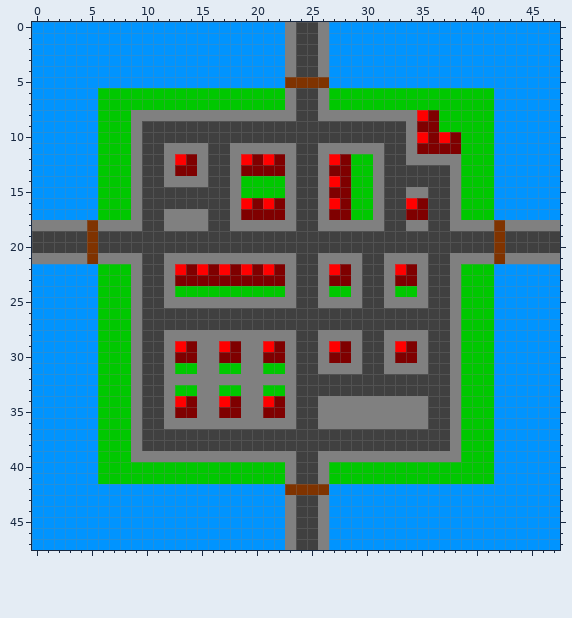
Pixel-art sprite: resources/buildingLayout.png. The picture above was drawn from the file before the commit.
The file is 48x48 pixels.
After:
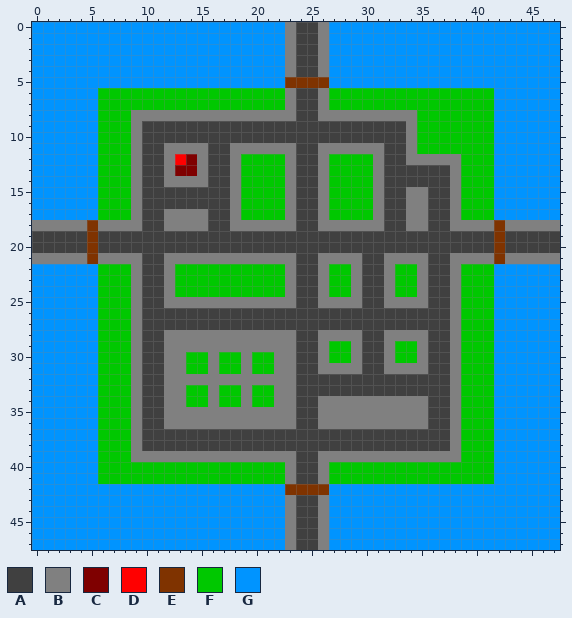
Palette (. is transparent): A #404040  B #808080  C #7f0000  D #ff0000  E #7f3300  F #00c800  G #0094ff
Diff:
Changed rows in their new state; - is an unchanged pixel.
first column x 19:
 8 ----------------FF--
 9 ----------------FF--
10 ----------------FFFF
11 ----------------FFFF
12 FFFF----FF----------
13 FFFF----FF----------
14 --------FF----------
15 --------FF----------
16 FFFF----FF-----BB---
17 FFFF----FF-----BB---
first column x 13:
22 FFFFFFFFFF----FF----FF
23 FFFFFFFFFF----FF----FF
first column x 13:
29 BB--BB--BB----FF----FF
30 BFF-FF-FFB----FF----FF
31 B-F----F-B------------
33 B-F----F-B------------
34 BFF-FF-FFB------------
35 BB--BB--BB------------
